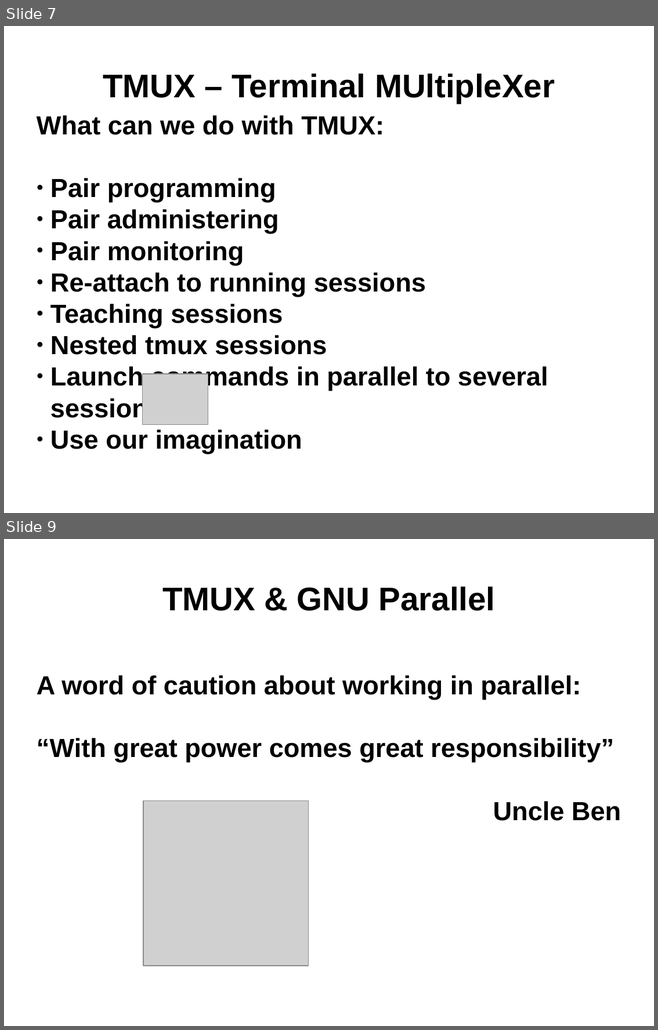
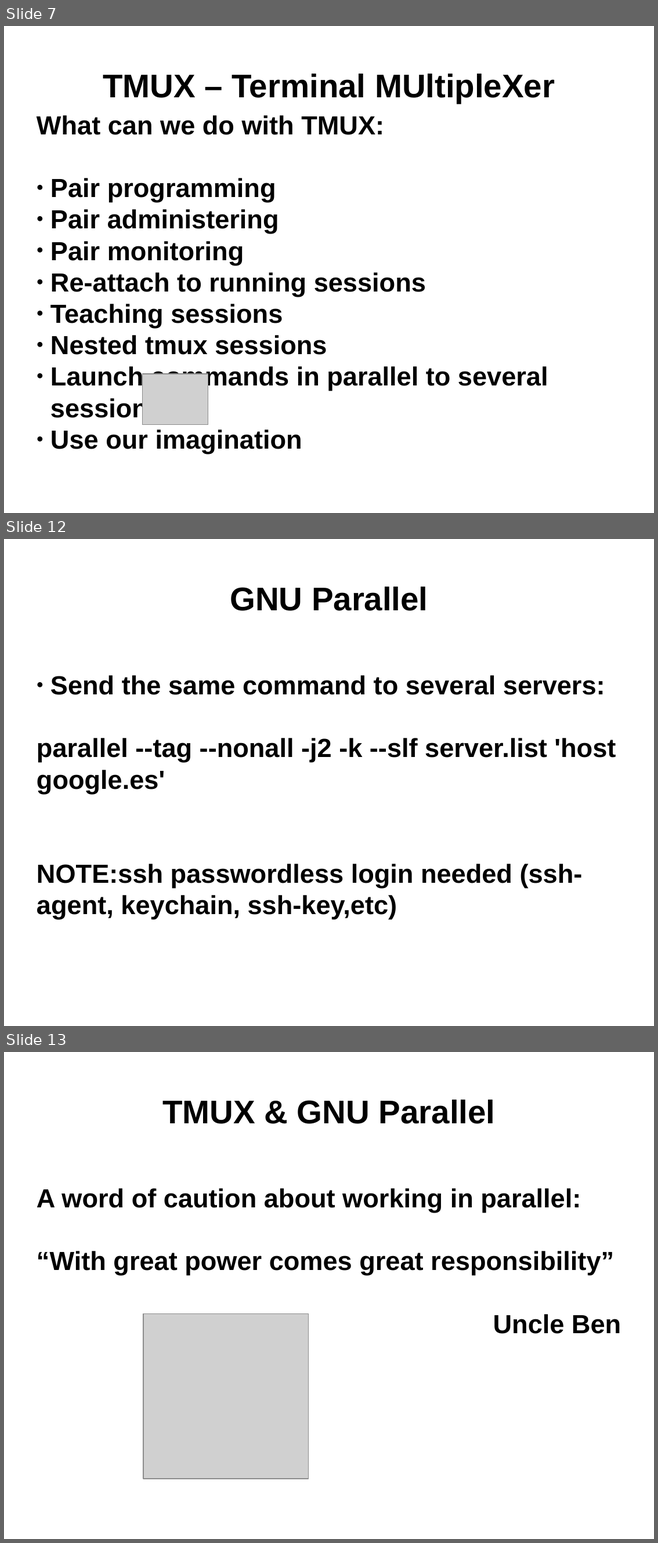
Before and after one commit to juasiepo/TmuxAndGnuParallel_workshop, a slide deck: Slides/TmuxAndGnuParallelPresentation.odp. Shown one above the other, each under a label of ours: slides 7 and 9 before the commit, slides 7, 12 and 13 after it; the slides between them are not shown. The pictures are 658x1030 and 658x1543 pixels, drawn with LibreOffice and Linux fonts; fonts in the diff are those of the drawing; grey boxes stand for pictures; background and template pictures are left out. Boxes give left, top, right and bottom in pixels: in the first picture for what was removed or moved away, otherwise in the second. Text is boxed around its words. In the diff, an @@ line names an element or a change of style, - is before the commit and + after.

Commit message:
GNU Parallel part added

```diff
--- a/Slides/TmuxAndGnuParallelPresentation.odp
+++ b/Slides/TmuxAndGnuParallelPresentation.odp
@@ slide 12 added at [4, 539, 654, 1026], background picture (left out) @@
@@ title added at [230, 587, 428, 611], 40 pt, text #000000, bold @@
+GNU Parallel
@@ subtitle added at [36, 675, 615, 919], 32 pt, text #000000, bold @@
+● Send the same command to several servers:
+parallel --tag --nonall -j2 -k --slf server.list 'host google.es'
+NOTE:ssh passwordless login needed (ssh-agent, keychain, ssh-key,etc)
@@ what was slide 9 is now slide 13 @@
```
Also in this commit, not shown: 1 slide changed, 4 other slides added, 1 slide removed.
